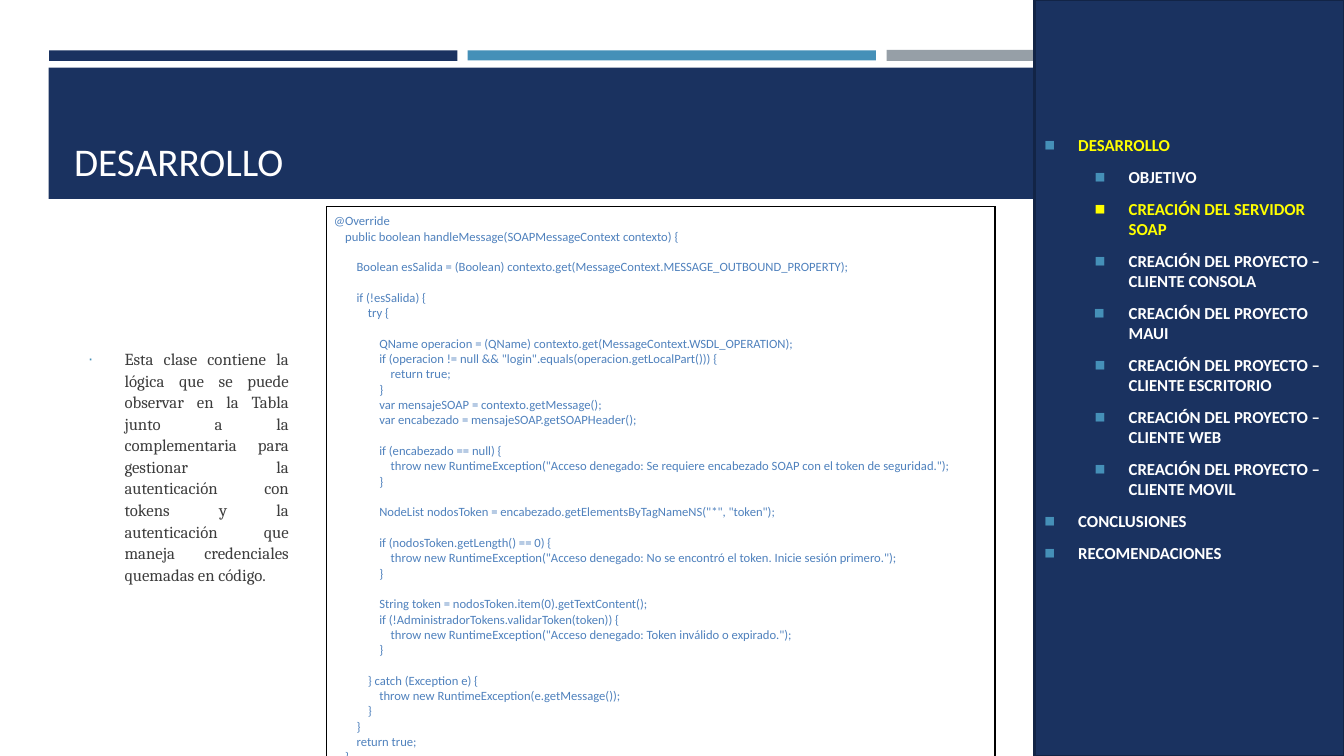
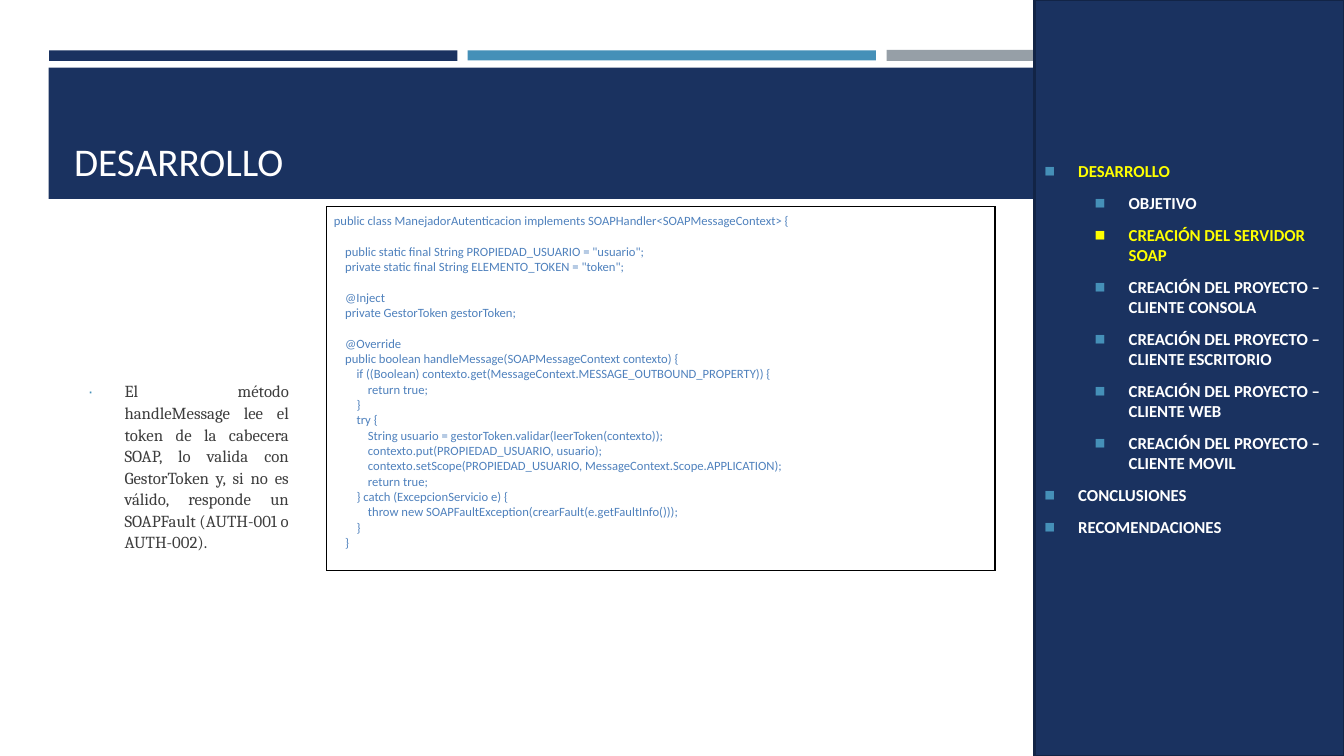
Before and after one commit to Teo344/Arquitectura_GRUPO03, a slide deck: slide 16 of TI.1.1. PAO202651_SOAP_JAVA_SINBDD_NRC36884_GR03/05. DOCUMENTACION/PRESENTACION TI.1.1. SOAP sin BDD en JAVA GR03.pptx (slide 17 before the commit). Drawn at 1344x756 pixels with LibreOffice and Linux fonts; fonts in the diff are those of the drawing. Boxes give left, top, right and bottom in pixels: in the first picture for what was removed or moved away, otherwise in the second. Text is boxed around its words. In the diff, an @@ line names an element or a change of style, - is before the commit and + after.

Commit message:
Actualiza documentación TI1.1 SOAP Java

```diff
--- a/TI.1.1. PAO202651_SOAP_JAVA_SINBDD_NRC36884_GR03/05. DOCUMENTACION/PRESENTACION TI.1.1. SOAP sin BDD en JAVA GR03.pptx
+++ b/TI.1.1. PAO202651_SOAP_JAVA_SINBDD_NRC36884_GR03/05. DOCUMENTACION/PRESENTACION TI.1.1. SOAP sin BDD en JAVA GR03.pptx
@@ table at (x1=327, y1=207, x2=995, y2=571) @@
@@ row 1, column 1: "@Override / public boolean handleMessage(SOAPMessageContext contexto) { / Boolean esSalida = (Boolean) contexto.get(MessageContext.MESSAGE_OUTBOUND_PROPERTY); / if (!esSalida) { / try { / QName operacion = (QName) contexto.get(MessageContext.WSDL_OPERATION); / if (operacion != null && "login".equals(operacion.getLocalPart())) { / return true; / } / var mensajeSOAP = contexto.getMessage(); / var encabezado = mensajeSOAP.getSOAPHeader(); / if (encabezado == null) { / throw new RuntimeException("Acceso denegado: Se requiere encabezado SOAP con el token de seguridad."); / } / NodeList nodosToken = encabezado.getElementsByTagNameNS("*", "token"); / if (nodosToken.getLength() == 0) { / throw new RuntimeException("Acceso denegado: No se encontró el token. Inicie sesión primero."); / } / String token = nodosToken.item(0).getTextContent(); / if (!AdministradorTokens.validarToken(token)) { / throw new RuntimeException("Acceso denegado: Token inválido o expirado."); / } / } catch (Exception e) { / throw new RuntimeException(e.getMessage()); / } / } / return true; / }" to "public class ManejadorAutenticacion implements SOAPHandler<SOAPMessageContext> { / public static final String PROPIEDAD_USUARIO = "usuario"; / private static final String ELEMENTO_TOKEN = "token"; / @Inject / private GestorToken gestorToken; / @Override / public boolean handleMessage(SOAPMessageContext contexto) { / if ((Boolean) contexto.get(MessageContext.MESSAGE_OUTBOUND_PROPERTY)) { / return true; / } / try { / String usuario = gestorToken.validar(leerToken(contexto)); / contexto.put(PROPIEDAD_USUARIO, usuario); / contexto.setScope(PROPIEDAD_USUARIO, MessageContext.Scope.APPLICATION); / return true; / } catch (ExcepcionServicio e) { / throw new SOAPFaultException(crearFault(e.getFaultInfo())); / } / }" @@
@@ text in rectangle at (x1=1129, y1=305, x2=1308, y2=339): paragraph removed @@
-  ◼ CREACIÓN DEL PROYECTO MAUI
@@ text at (x1=125, y1=385, x2=289, y2=550): text changed @@
-∙ Esta clase contiene la lógica que se puede observar en la Tabla junto a la complementaria para gestionar la autenticación con tokens y la autenticación que maneja credenciales quemadas en código.
+∙ El método handleMessage lee el token de la cabecera SOAP, lo valida con GestorToken y, si no es válido, responde un SOAPFault (AUTH-001 o AUTH-002).
```
Also in this commit, not shown: 44 other slides changed, 4 slides added, 28 slides removed, 2 other files.
